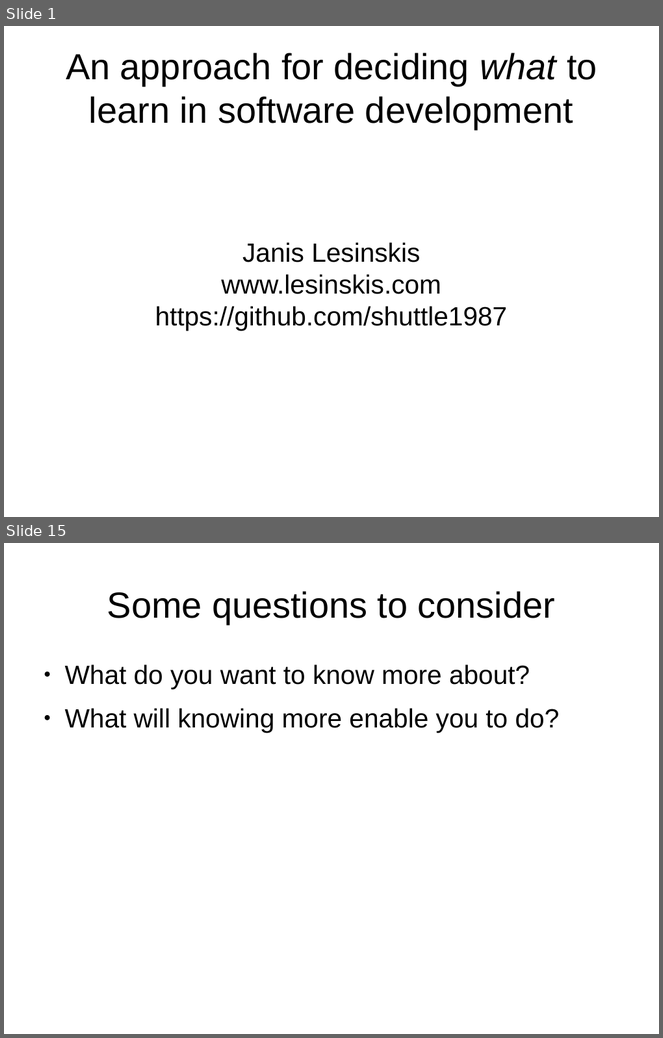
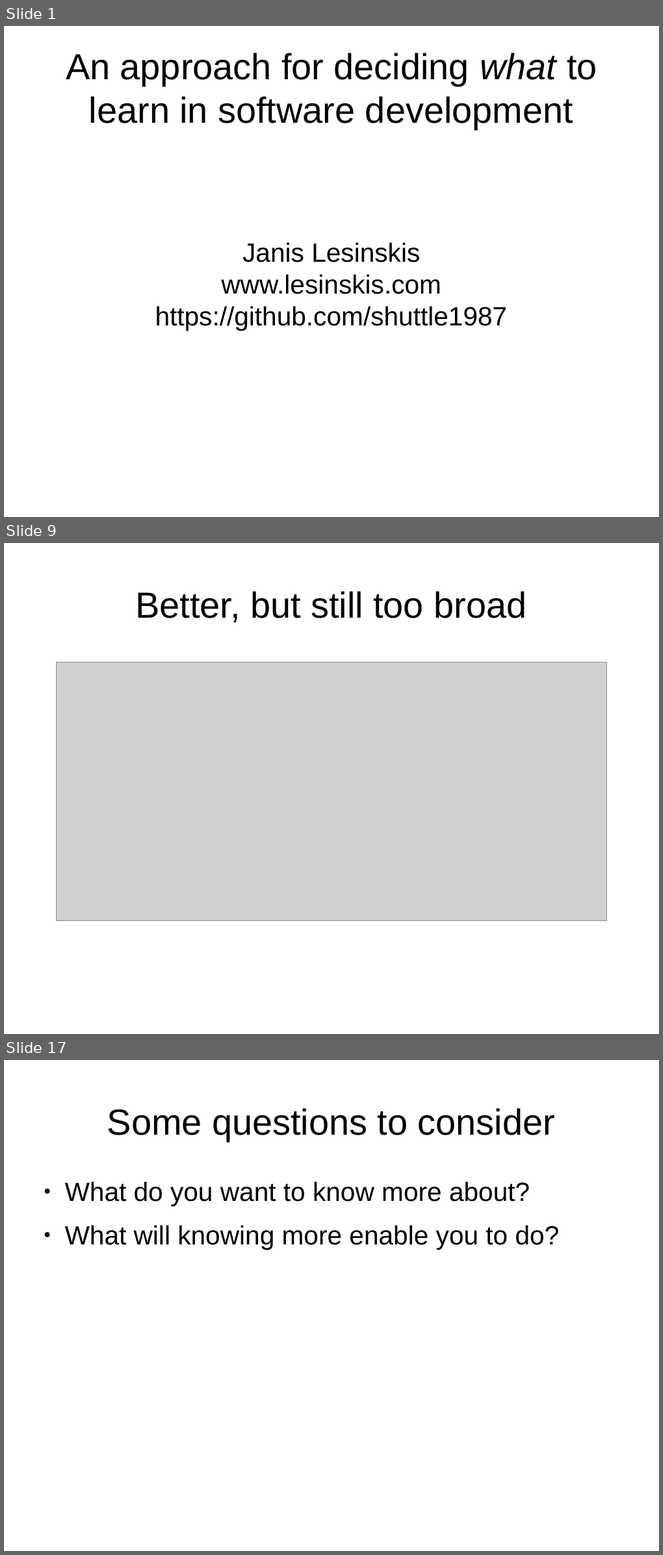
Before and after one commit to shuttle1987/CompCon2016, a slide deck: Slides.odp. Shown one above the other, each under a label of ours: slides 1 and 15 before the commit, slides 1, 9 and 17 after it; the slides between them are not shown. The pictures are 663x1038 and 663x1555 pixels, drawn with LibreOffice and Linux fonts; fonts in the diff are those of the drawing; grey boxes stand for pictures. Boxes give left, top, right and bottom in pixels: in the first picture for what was removed or moved away, otherwise in the second. Text is boxed around its words. In the diff, an @@ line names an element or a change of style, - is before the commit and + after.

```diff
--- a/Slides.odp
+++ b/Slides.odp
@@ slide 9 added at bbox=[4, 543, 659, 1034], background #FFFFFF @@
@@ title added at bbox=[135, 591, 527, 622], 44 pt, text #000000 @@
+Better, but still too broad
@@ picture added at bbox=[56, 662, 607, 921] @@
@@ what was slide 15 is now slide 17 @@
```
Also in this commit, not shown: 5 slides changed, 7 other slides added, 6 slides removed.
